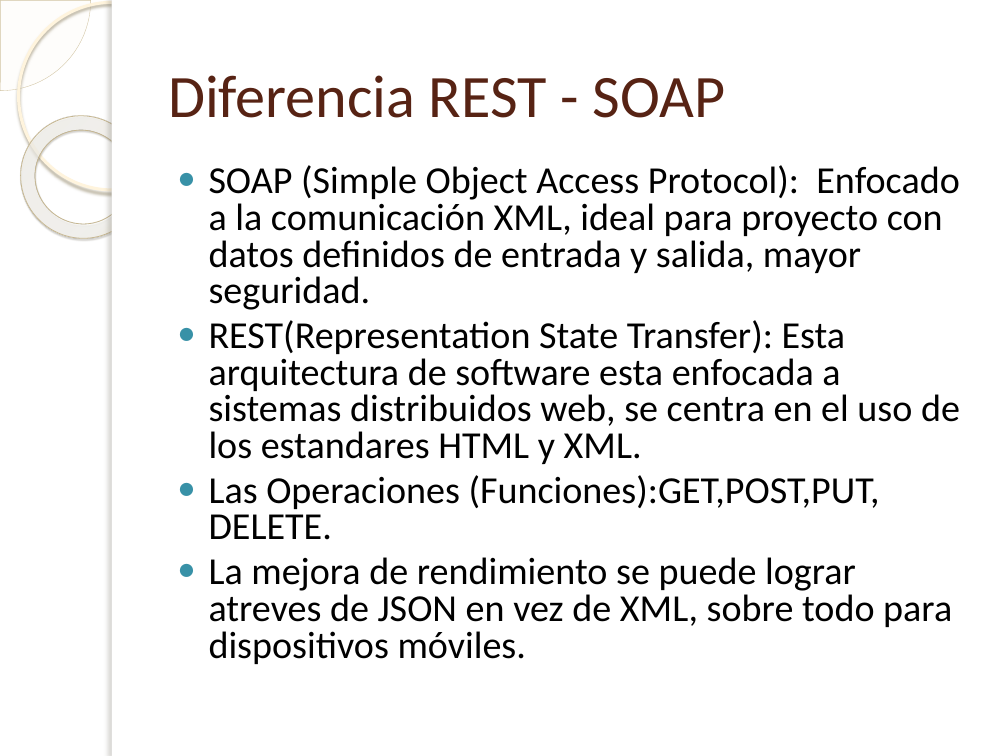
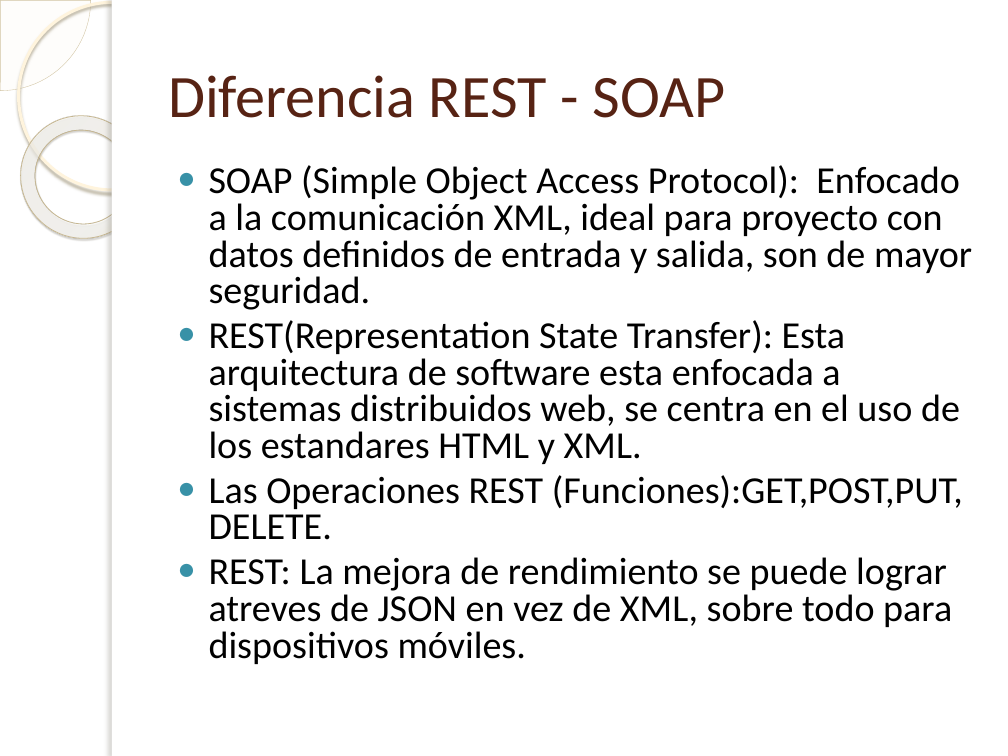
Before and after one commit to tonporaqui/DocProyecto, a slide deck: slide 4 of Proyecto SIAF.pptx (slide 9 before the commit). Drawn at 1008x756 pixels with LibreOffice and Linux fonts; fonts in the diff are those of the drawing; background and template pictures are left out. Boxes give left, top, right and bottom in pixels: in the first picture for what was removed or moved away, otherwise in the second. Text is boxed around its words. In the diff, an @@ line names an element or a change of style, - is before the commit and + after.

```diff
--- a/Proyecto SIAF.pptx
+++ b/Proyecto SIAF.pptx
@@ text at box(209, 165, 972, 310): text changed @@
-● SOAP (Simple Object Access Protocol): Enfocado a la comunicación XML, ideal para proyecto con datos definidos de entrada y salida, mayor seguridad.
+● SOAP (Simple Object Access Protocol): Enfocado a la comunicación XML, ideal para proyecto con datos definidos de entrada y salida, son de mayor seguridad.
@@ text at box(209, 475, 963, 664): text changed @@
-● Las Operaciones (Funciones):GET,POST,PUT, DELETE.
-● La mejora de rendimiento se puede lograr atreves de JSON en vez de XML, sobre todo para dispositivos móviles.
+● Las Operaciones REST (Funciones):GET,POST,PUT, DELETE.
+● REST: La mejora de rendimiento se puede lograr atreves de JSON en vez de XML, sobre todo para dispositivos móviles.
```
Also in this commit, not shown: 2 other slides changed, 3 slides added, 6 slides removed.
